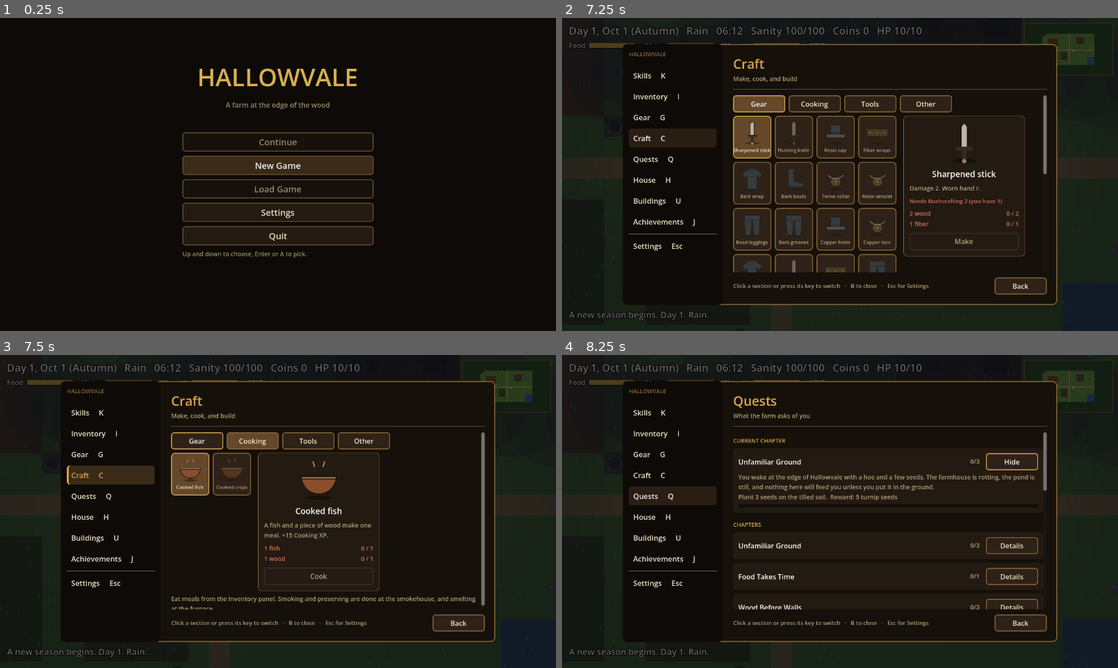
Above: before the commit, frames 1-4 (two rows, left to right).
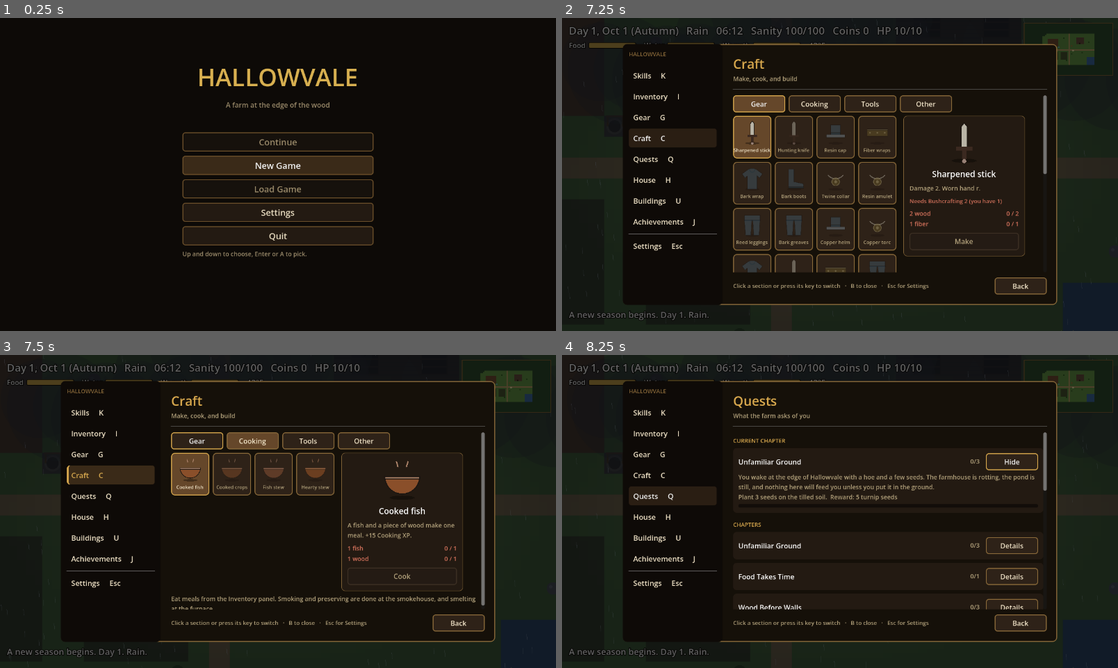
Above: after the commit, the same moments.

Repository: joshj1108/CrowCreekHollow
Game: Godot game, scene res://scenes/main.tscn
Same seed, same stepped clock (60 frames per second), same inputs: the game is played once before the commit and once after it.
Inputs (mouse positions are in pixels of both pictures, inside the frame that each line leads up to):
- Up to frame 1 (0.25 s): no input
- Up to frame 2 (7.25 s): click "New Game" at 0.5 s; click "Slot 1: empty" at 1.25 s; click "Menu" at 2 s; click "Skills K" at 2.75 s; tap Space (use) at 3.5, 3.6, 4.25, 4.55 s; move the mouse to (962, 158) at 3.52 s; hold D (move_right) 3.53-4.28 s; click (962, 158) at 3.67 s; move the mouse to (728, 190) at 4.27 s; hold S (move_down) 4.28-5 s; tap J (achievements) at 4.35 s; click "Inventory I" at 5 s; click "Gear G" at 5.75 s; click "Craft C" at 6.5 s
- Up to frame 3 (7.5 s): click "Cooking" at 7.25 s
- Up to frame 4 (8.25 s): click "Quests Q" at 8 s

Frames 1-2 are identical in both runs. In frame 3, 2.4% of the frame differs, in the area x 45-84%, y 31-76%; in frame 4, nothing differs.

Commit message:
Add two stews to cooking
Fish stew (Cooking 3) uses a fish, two crops, and wood. Hearty stew
(Cooking 5) uses a smoked fish, two crops, and wood. Both are kept in
the pack and eaten from the Inventory panel, and restore more food and
sanity than a plain meal. Old saves get the new stacks at zero.

Co-Authored-By: Claude Haiku 5.5 <noreply@anthropic.com>
Claude-Session: https://claude.ai/code/session_016EvHBYyFANDWxunM27u84C

Diff:
--- a/scripts/main.gd
+++ b/scripts/main.gd
@@ -271,6 +271,13 @@
 # Preserving turns food into goods that keep in the pack. Each method needs a skill
 # level and makes one item per press at the smokehouse.
 const PRESERVED_KINDS := ["smoked", "dried", "canned", "fermented"]
+# Stews are slow cooked meals. Each kind is stored in the pack like a meal, and restores more than one.
+const STEWS := [
+	{"kind": "stew", "name": "Fish stew", "food": 70.0, "sanity": 12, "xp": 18, "level": 3, "fish": 1, "crops": 2, "smoked": 0, "wood": 1, "price": 13,
+		"color": "9a5a3a", "desc": "A thick stew of fish and crops."},
+	{"kind": "hearty", "name": "Hearty stew", "food": 95.0, "sanity": 18, "xp": 26, "level": 5, "fish": 0, "crops": 2, "smoked": 1, "wood": 1, "price": 20,
+		"color": "b5602a", "desc": "Smoked fish and crops, simmered for hours."},
+]
 const PRESERVE := [
 	{"id": "smoke", "kind": "smoked", "short": "Smoked", "name": "Smoke a fish", "input": "fish", "count": 1, "wood": 1, "fiber": 0, "skill": "Cooking", "level": 2, "xp": 12, "price": 11, "color": "b5703a"},
 	{"id": "dry", "kind": "dried", "short": "Dried", "name": "Dry crops", "input": "crops", "count": 2, "wood": 0, "fiber": 0, "skill": "Farming", "level": 2, "xp": 10, "price": 9, "color": "d8c48a"},
@@ -697,7 +704,7 @@
 var well_water := 0.0      # hours spent with an empty need, toward the next HP lost
 var weather_kind := ""       # today's weather, rolled each morning: see WEATHER_WEIGHTS
 var skill_xp := {"Farming": 0, "Bushcrafting": 0, "Carpentry": 0, "Cleaning": 0, "Fishing": 0, "Cooking": 0, "Combat": 0, "Forestry": 0, "Mining": 0, "Smithing": 0}
-var inventory := {"seeds": STARTING_SEEDS, "pumpkin_seeds": 0, "crops": 0, "fish": 0, "meals": 0, "smoked": 0, "dried": 0, "canned": 0, "fermented": 0}
+var inventory := {"seeds": STARTING_SEEDS, "pumpkin_seeds": 0, "crops": 0, "fish": 0, "meals": 0, "smoked": 0, "dried": 0, "canned": 0, "fermented": 0, "stew": 0, "hearty": 0}
 var materials := {"wood": 0, "fiber": 0, "resin": 0, "hardwood": 0, "stone": 0, "copper_ore": 0, "iron_ore": 0, "copper_bar": 0, "iron_bar": 0, "arrows": 0, "bolts": 0}
 var tool_tier := {"hatchet": 0, "pick": 0}     # 0 = none; higher tiers come from TOOL_TIERS
 var grove_felled := {}
@@ -1885,6 +1892,12 @@
 		gear_selected = action_id.trim_prefix("gear_pick:")
 		_refresh_panel()
 		return
+	if action_id.begins_with("eat_stew:"):
+		_eat_stew(action_id.trim_prefix("eat_stew:"))
+		return
+	if action_id.begins_with("cook_stew:"):
+		_cook_stew(action_id.trim_prefix("cook_stew:"))
+		return
 	if action_id.begins_with("inv_pick:"):
 		inventory_selected = action_id.trim_prefix("inv_pick:")
 		_refresh_panel()
@@ -2130,6 +2143,11 @@
 	if n > 0:
 		tiles.append(_stack_tile("pack:meal", "Meal", "bowl", "e0a050", n, "in the pack",
 			"A cooked meal. Restores %d food and %d sanity. Sells for %d coins." % [int(MEAL_FOOD), int(MEAL_SANITY), SELL_MEAL], "eat_meal", "Eat"))
+	for st in STEWS:
+		n = int(inventory[st["kind"]])
+		if n > 0:
+			tiles.append(_stack_tile("pack:" + str(st["kind"]), str(st["name"]), "bowl", str(st["color"]), n, "in the pack",
+				"%s. Restores %d food and %d sanity. Eat it from here." % [st["desc"], int(st["food"]), int(st["sanity"])], "eat_stew:" + str(st["kind"]), "Eat"))
 	for entry in PRESERVE:
 		n = int(inventory[entry["kind"]])
 		if n > 0:
@@ -2425,6 +2443,23 @@
 
 
 func _recipes_cooking() -> Array:
+	var out: Array = _recipes_cooking_base()
+	for st in STEWS:
+		var cost := {"fish": int(st["fish"]), "crops": int(st["crops"]), "smoked": int(st["smoked"]), "wood": int(st["wood"])}
+		var costs: Array = []
+		for line in _cost_lines(cost):
+			costs.append(line)
+		out.append({
+			"key": "cook:" + str(st["kind"]), "name": str(st["name"]), "icon": "bowl", "tint": str(st["color"]),
+			"desc": "%s +%d Cooking XP." % [st["desc"], int(st["xp"])],
+			"costs": costs, "level_text": _level_text("Cooking", int(st["level"])),
+			"level_ok": _level("Cooking") >= int(st["level"]), "enabled": _can_cook_stew(st),
+			"action": "cook_stew:" + str(st["kind"]), "button": "Cook",
+		})
+	return out
+
+
+func _recipes_cooking_base() -> Array:
 	return [
 		{
 			"key": "cook:fish", "name": "Cooked fish", "icon": "bowl", "tint": TINT_FOOD,
@@ -3107,6 +3142,59 @@
 	return int(inventory["crops"]) >= COOK_CROP_COUNT and int(materials["wood"]) >= COOK_WOOD
 
 
+func _can_cook_stew(st: Dictionary) -> bool:
+	if _level("Cooking") < int(st["level"]):
+		return false
+	return int(inventory["fish"]) >= int(st["fish"]) and int(inventory["crops"]) >= int(st["crops"]) \
+		and int(inventory["smoked"]) >= int(st["smoked"]) and int(materials["wood"]) >= int(st["wood"])
+
+
+func _cook_stew(kind: String) -> void:
+	for st in STEWS:
+		if st["kind"] != kind:
+			continue
+		if not _can_cook_stew(st):
+			_show_message("You need %s and a fire to make a %s." % [_stew_ingredients(st), str(st["name"]).to_lower()])
+			return
+		inventory["fish"] -= int(st["fish"])
+		inventory["crops"] -= int(st["crops"])
+		inventory["smoked"] -= int(st["smoked"])
+		materials["wood"] -= int(st["wood"])
+		inventory[kind] += 1
+		stats["cooked"] += 1
+		_grant_xp("Cooking", int(st["xp"]))
+		_show_message("You simmer a %s. +%d Cooking XP" % [str(st["name"]).to_lower(), int(st["xp"])])
+		return
+
+
+func _stew_ingredients(st: Dictionary) -> String:
+	var parts: Array = []
+	if int(st["fish"]) > 0:
+		parts.append("%d fish" % int(st["fish"]))
+	if int(st["smoked"]) > 0:
+		parts.append("%d smoked fish" % int(st["smoked"]))
+	parts.append("%d crops" % int(st["crops"]))
+	parts.append("%d wood" % int(st["wood"]))
+	return ", ".join(parts)
+
+
+func _eat_stew(kind: String) -> void:
+	for st in STEWS:
+		if st["kind"] != kind:
+			continue
+		if int(inventory[kind]) <= 0:
+			_show_message("You have no %s left." % str(st["name"]).to_lower())
+			return
+		inventory[kind] -= 1
+		stats["eaten"] += 1
+		_change_sanity(float(st["sanity"]))
+		hp = mini(max_hp(), hp + HEAL_MEAL)
+		food = minf(100.0, food + float(st["food"]))
+		play_sfx("eat", 0.05)
+		_show_message("You eat the %s. Food %d/100, HP %d/%d" % [str(st["name"]).to_lower(), food, hp, max_hp()])
+		return
+
+
 func _cook_crops() -> void:
 	if not _can_cook_crops():
 		_show_message("You need %d crops and a piece of wood to cook." % COOK_CROP_COUNT)
@@ -3364,6 +3452,8 @@
 	var used := int(inventory["crops"]) + int(inventory["fish"]) + int(inventory["meals"])
 	for kind in PRESERVED_KINDS:
 		used += int(inventory[kind])
+	for st in STEWS:
+		used += int(inventory[st["kind"]])
 	return used
 
 
Not shown, changed: DESIGN.md
